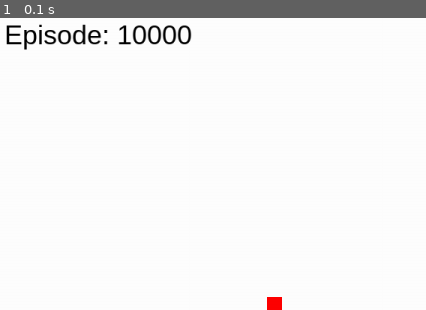
Above: before the commit, frame 1.
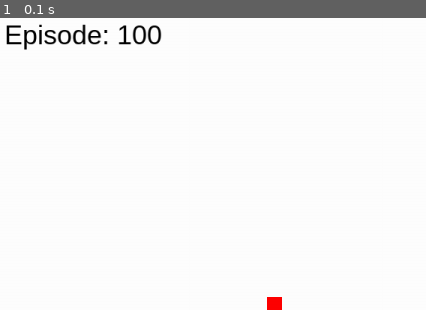
Above: after the commit, the same moment.

Repository: s2ke4/CS362-Project-Code
Game: pygame game, started from pygame_play.py
Same seed, same stepped clock (60 frames per second), same inputs: the game is played once before the commit and once after it.
Inputs:
- Up to frame 1 (0.1 s): no input
The pictures show only the part of the screen within x 0-50%, y 0-50%; the shares and areas given below are measured in that part.

The runs differ from the first frame. In frame 1, 0.2% of the frame differs, in the area x 38-46%, y 2-10%.

Commit message:
changed color for end game screen

Diff:
--- a/pygame_play.py
+++ b/pygame_play.py
@@ -241,7 +241,7 @@
             self.clock.tick(self.snake_speed)
         if self.game_over() == True:
             # snake dies
-            self.screen.fill(self.color.black)
+            self.screen.fill(self.color.white)
             pygame.draw.rect(self.screen, (255, 255, 255), (0, self.padding, self.game_width, self.game_height), 1)
             self.game_end_message()
             self.print_episode()
@@ -252,4 +252,4 @@
         return self.snake_length
 
 p1 = VisualSnake()
-p1.run_game(10000)
+p1.run_game(100)
